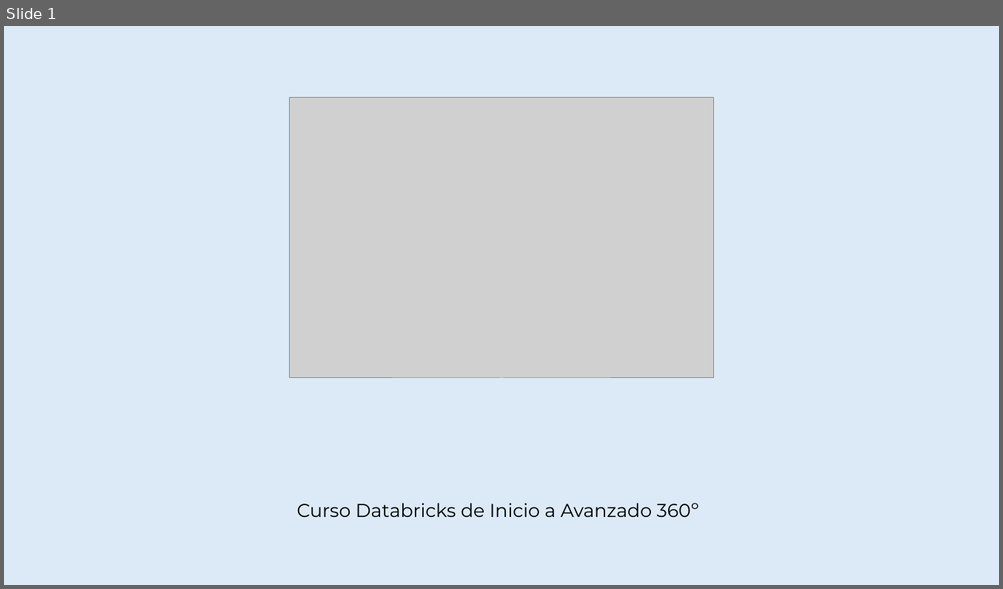
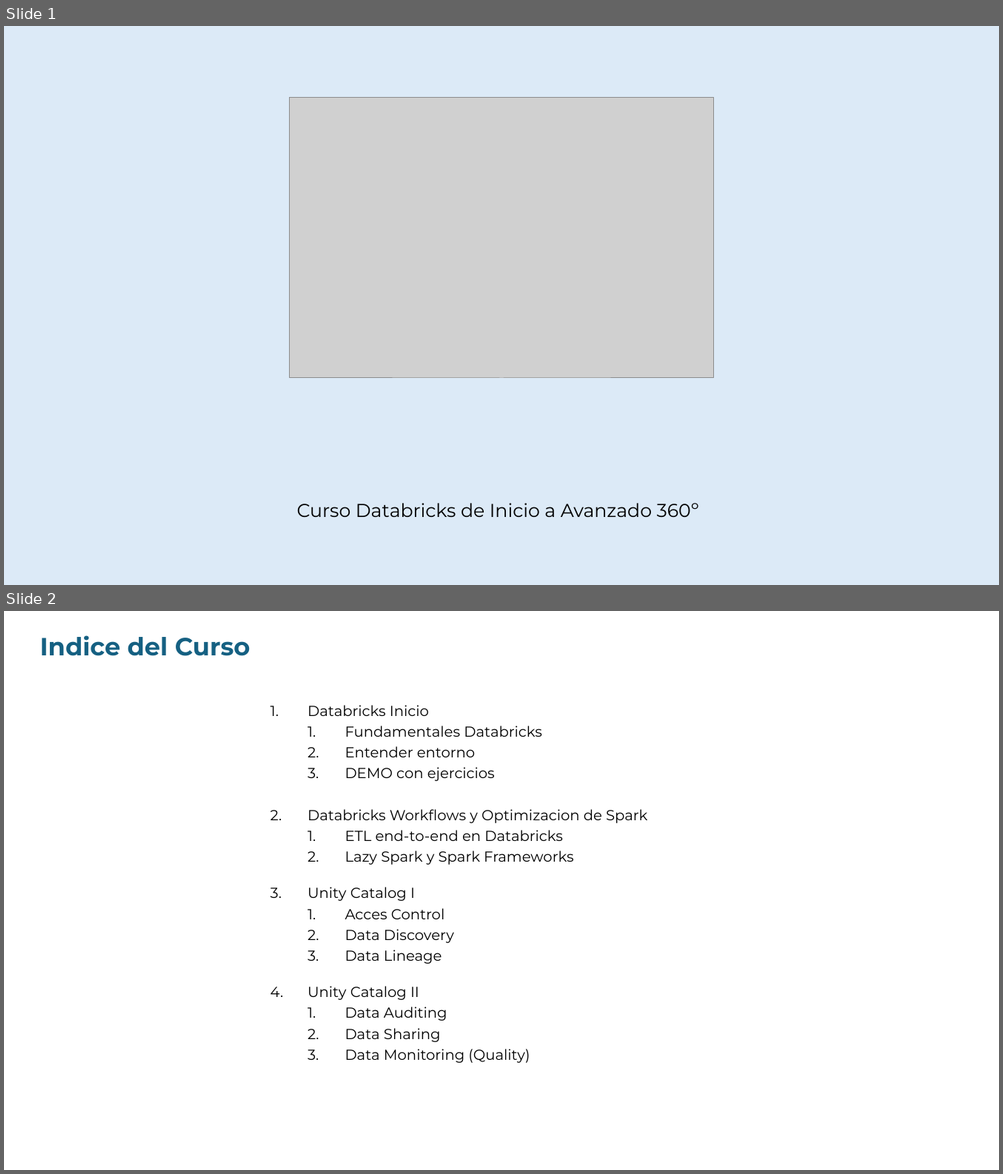
Before and after one commit to jmartinezceste/IEF_Course1_360degreesDatabricks, a slide deck: IEF_360deg_sesion1/IEF_Intro_Sesion1.pptx. Shown one above the other, each under a label of ours: slide 1 before the commit, slides 1 and 2 after it. The pictures are 1003x589 and 1003x1174 pixels, drawn with LibreOffice and Linux fonts; fonts in the diff are those of the drawing; grey boxes stand for pictures. Boxes give left, top, right and bottom in pixels: in the first picture for what was removed or moved away, otherwise in the second. Text is boxed around its words. In the diff, an @@ line names an element or a change of style, - is before the commit and + after.

```diff
--- a/IEF_360deg_sesion1/IEF_Intro_Sesion1.pptx
+++ b/IEF_360deg_sesion1/IEF_Intro_Sesion1.pptx
@@ slide 2 added at (4, 611, 999, 1170), background #FFFFFF @@
@@ text added at (40, 635, 250, 656), 24 pt, text #156082, bold @@
+Indice del Curso
@@ subtitle added at (307, 705, 647, 1063), 14 pt, text #000000 @@
+  1. Databricks Inicio
+    1. Fundamentales Databricks
+    2. Entender entorno
+    3. DEMO con ejercicios
+  2. Databricks Workflows y Optimizacion de Spark
+    1. ETL end-to-end en Databricks
+    2. Lazy Spark y Spark Frameworks
+  3. Unity Catalog I
+    1. Acces Control
+    2. Data Discovery
+    3. Data Lineage
+  4. Unity Catalog II
+    1. Data Auditing
+    2. Data Sharing
+    3. Data Monitoring (Quality)
```
Also in this commit, not shown: 1 slide changed, 1 other slide added.
